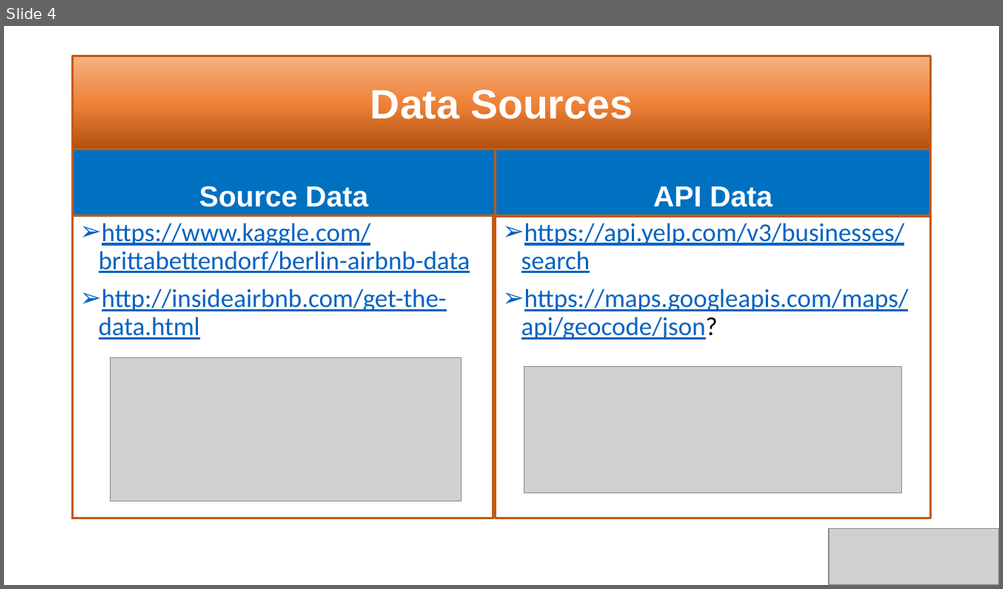
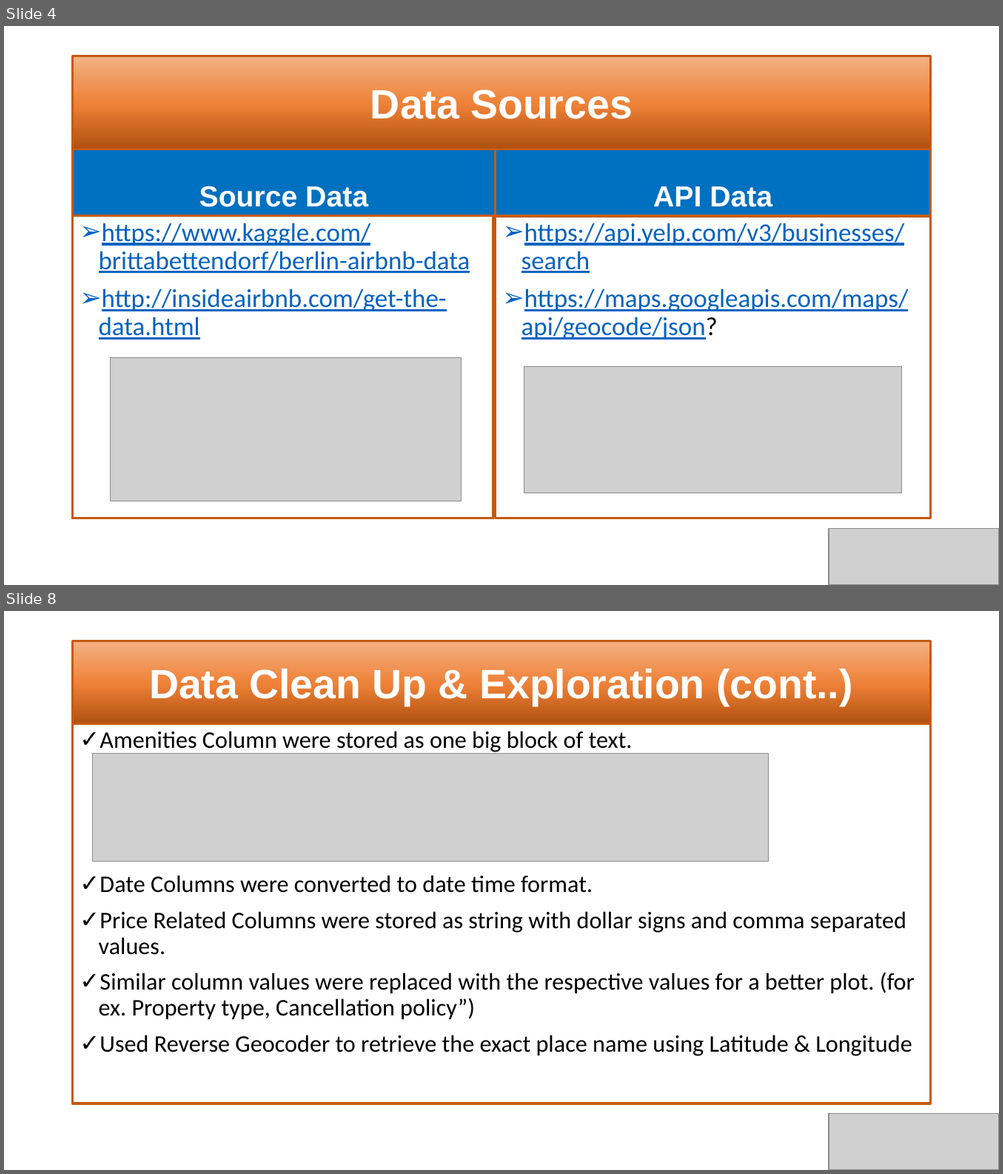
Before and after one commit to SaranyaPandiaraj/Futuristic-Airbnb, a slide deck: Futuristic_Airbnb.pptx. Shown one above the other, each under a label of ours: slide 4 before the commit, slides 4 and 8 after it; the slides between them are not shown. The pictures are 1003x589 and 1003x1174 pixels, drawn with LibreOffice and Linux fonts; fonts in the diff are those of the drawing; grey boxes stand for pictures. Boxes give left, top, right and bottom in pixels: in the first picture for what was removed or moved away, otherwise in the second. Text is boxed around its words. In the diff, an @@ line names an element or a change of style, - is before the commit and + after.

```diff
--- a/Futuristic_Airbnb.pptx
+++ b/Futuristic_Airbnb.pptx
@@ slide 8 added at [4,611,999,1170], background #FFFFFF @@
@@ title added at [73,641,930,724], fill gradient #B0500F to #EE8137 to #F4B183, outline #C55A11 2.25 pt, 39.6 pt, text #FFFFFF, bold @@
+Data Clean Up & Exploration (cont..)
@@ text added at [73,724,930,1104], outline #C55A11 2.25 pt, 23 pt, text #000000 @@
+✓ Amenities Column were stored as one big block of text.
+✓ Date Columns were converted to date time format.
+✓ Price Related Columns were stored as string with dollar signs and comma separated values.
+✓ Similar column values were replaced with the respective values for a better plot. (for ex. Property type, Cancellation policy”)
+✓ Used Reverse Geocoder to retrieve the exact place name using Latitude & Longitude
@@ picture added at [93,754,768,862] @@
@@ picture added at [828,1114,999,1170] @@
```
Also in this commit, not shown: 2 slides changed, 14 other slides added.
